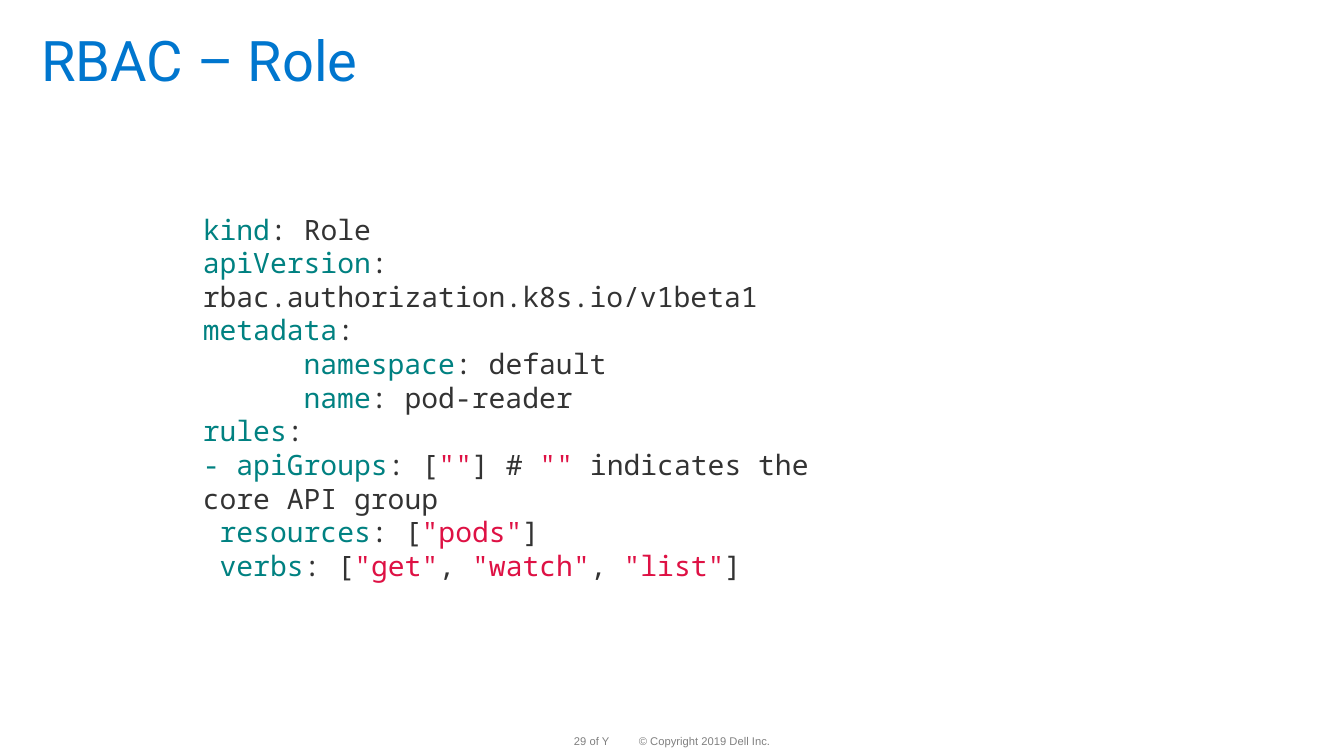
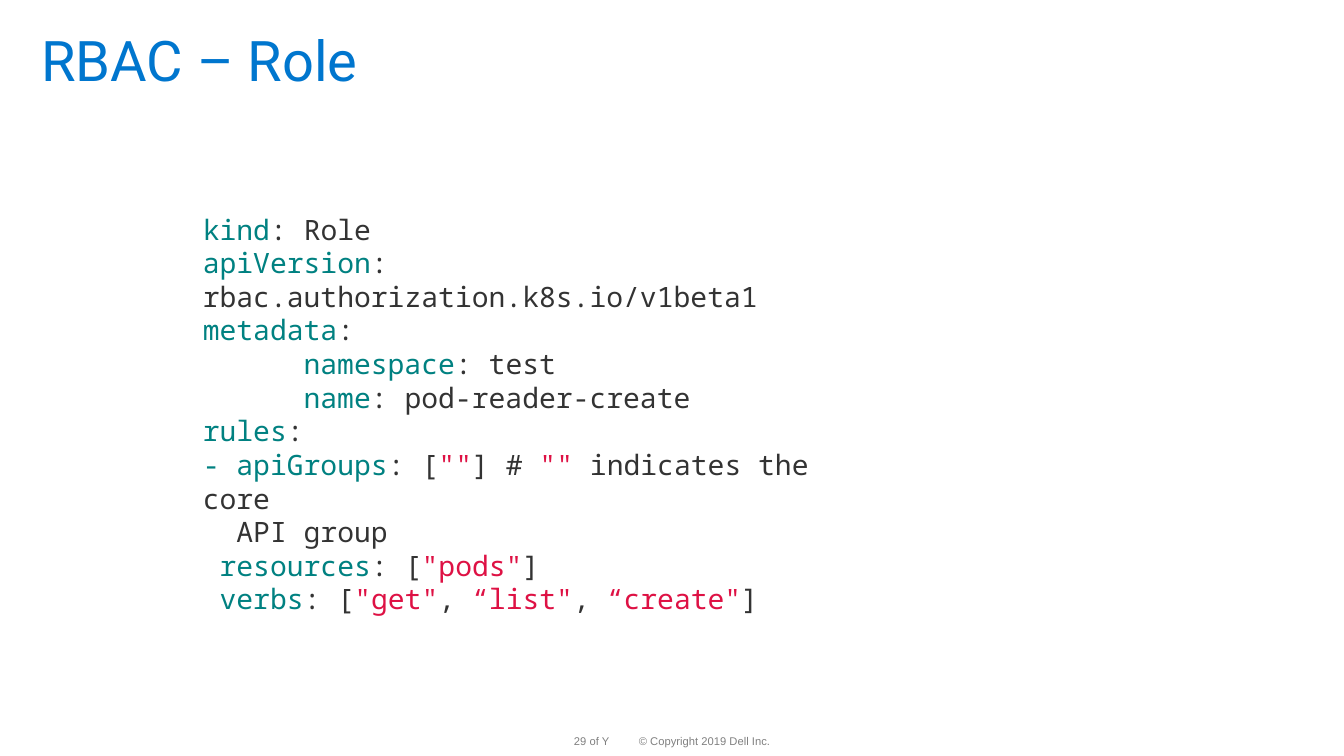
Before and after one commit to dteskubernetesworkshop/spring-boot-k8s-workshop, a slide deck: slide 29 of slides/k8 workshop deck-Day-3 -v 1.0.pptx. Drawn at 1344x756 pixels with LibreOffice and Linux fonts; fonts in the diff are those of the drawing; background and template pictures are left out. Boxes give left, top, right and bottom in pixels: in the first picture for what was removed or moved away, otherwise in the second. Text is boxed around its words. In the diff, an @@ line names an element or a change of style, - is before the commit and + after.

```diff
--- a/slides/k8 workshop deck-Day-3 -v 1.0.pptx
+++ b/slides/k8 workshop deck-Day-3 -v 1.0.pptx
@@ text at bbox=[304, 355, 691, 415]: text changed @@
-namespace: default
-name: pod-reader
+namespace: test
+name: pod-reader-create
@@ text at bbox=[220, 587, 758, 616]: text changed @@
-verbs: ["get", "watch", "list"]
+verbs: ["get", “list", “create"]
```
Also in this commit, not shown: 6 other slides changed, 2 slides added, 2 slides removed, 1 other file.
